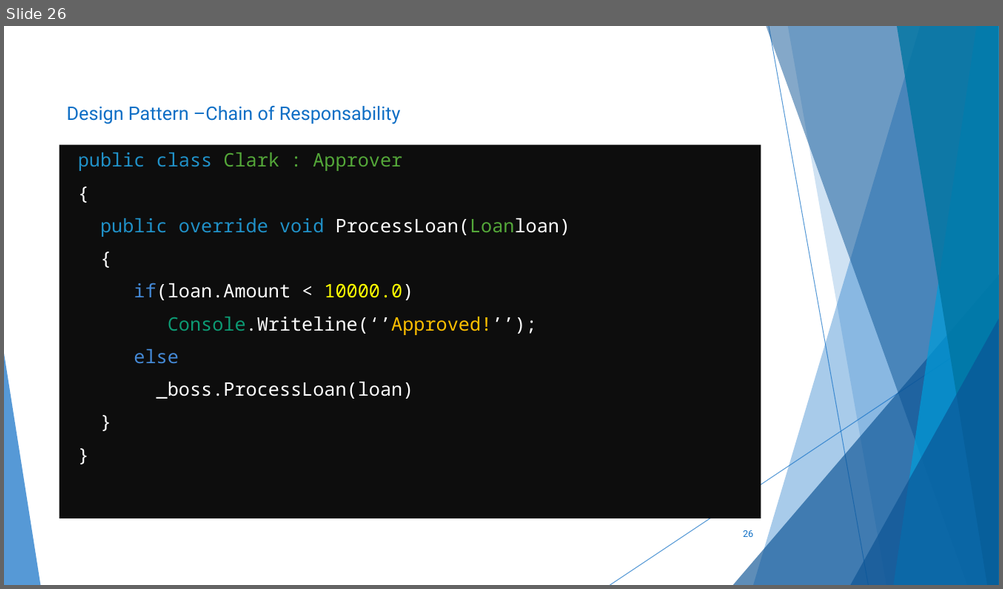
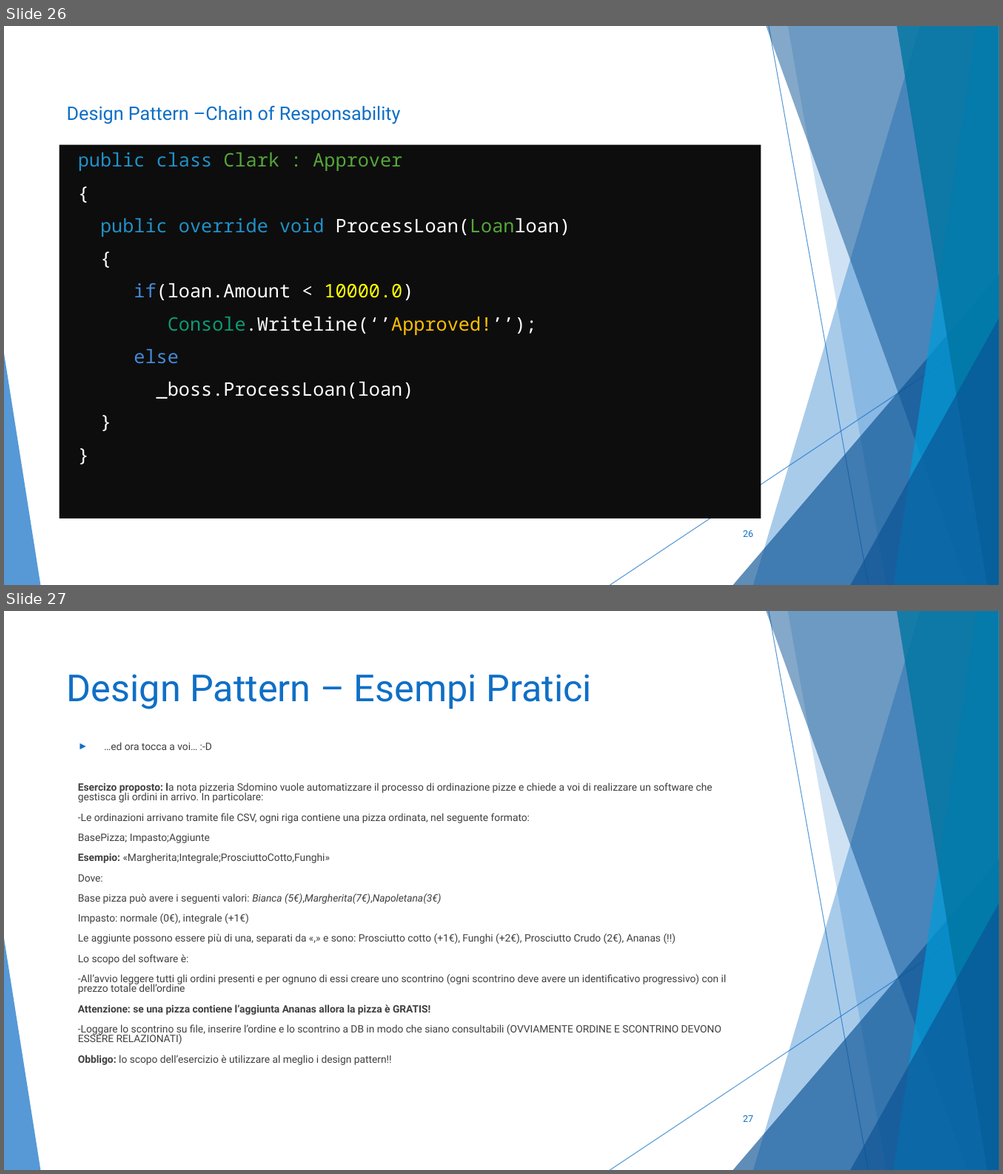
Before and after one commit to leonardieuris/NET-Advanced-concepts, a slide deck: .NET Advanced concepts.pptx. Shown one above the other, each under a label of ours: slide 26 before the commit, slides 26 and 27 after it. The pictures are 1003x589 and 1003x1174 pixels, drawn with LibreOffice and Linux fonts; fonts in the diff are those of the drawing. Boxes give left, top, right and bottom in pixels: in the first picture for what was removed or moved away, otherwise in the second. Text is boxed around its words. In the diff, an @@ line names an element or a change of style, - is before the commit and + after.

Commit message:
add ex

```diff
--- a/.NET Advanced concepts.pptx
+++ b/.NET Advanced concepts.pptx
@@ slide 27 added at [4,611,999,1170], background #FFFFFF; not listed: 10 template elements that a slide beside it also shows @@
@@ title added at [67,674,592,709], 36 pt, text #0F6FC6 @@
+Design Pattern – Esempi Pratici
@@ text added at [78,742,726,1065], 9.9 pt, text #404040 @@
+► …ed ora tocca a voi… :-D
+Esercizo proposto: la nota pizzeria Sdomino vuole automatizzare il processo di ordinazione pizze e chiede a voi di realizzare un software che gestisca gli ordini in arrivo. In particolare:
+-Le ordinazioni arrivano tramite file CSV, ogni riga contiene una pizza ordinata, nel seguente formato:
+BasePizza; Impasto;Aggiunte
+Esempio: «Margherita;Integrale;ProsciuttoCotto,Funghi»
+Dove:
+Base pizza può avere i seguenti valori: Bianca (5€),Margherita(7€),Napoletana(3€)
+Impasto: normale (0€), integrale (+1€)
+Le aggiunte possono essere più di una, separati da «,» e sono: Prosciutto cotto (+1€), Funghi (+2€), Prosciutto Crudo (2€), Ananas (!!)
+Lo scopo del software è:
+-All’avvio leggere tutti gli ordini presenti e per ognuno di essi creare uno scontrino (ogni scontrino deve avere un identificativo progressivo) con il prezzo totale dell’ordine
+Attenzione: se una pizza contiene l’aggiunta Ananas allora la pizza è GRATIS!
+-Loggare lo scontrino su file, inserire l’ordine e lo scontrino a DB in modo che siano consultabili (OVVIAMENTE ORDINE E SCONTRINO DEVONO ESSERE RELAZIONATI)
+Obbligo: lo scopo dell’esercizio è utilizzare al meglio i design pattern!!
@@ page number added at [743,1116,753,1122], 9 pt, text #0F6FC6 @@
+27
```
